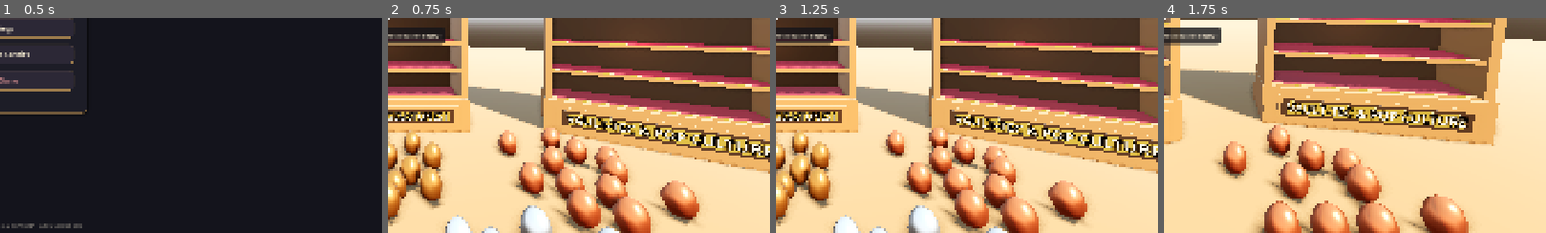
Above: before the commit, frames 1-4 (left to right).
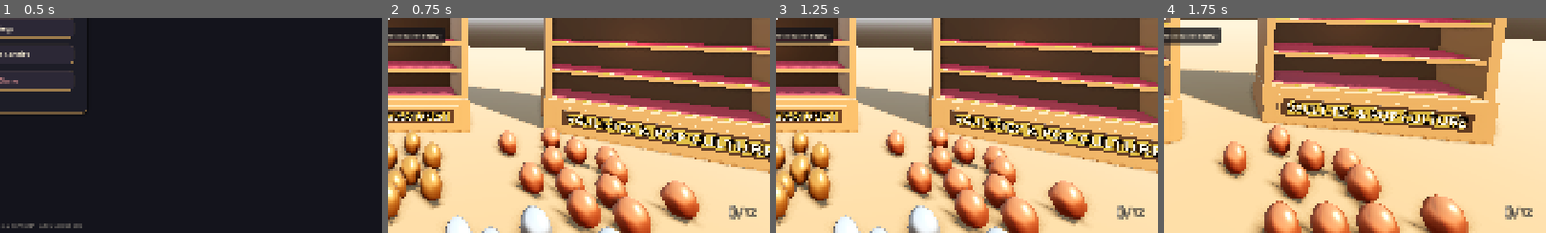
Above: after the commit, the same moments.

Repository: JS-Marinn/the-grand-eggsposition
Game: Godot game, scene res://scenes/ui/main_menu.tscn
Two runs of this game, one before a commit and one after it. Both use one fixed random seed, a clock stepped at 60 frames per second and the inputs below.
Inputs (mouse positions are % of the whole screen's width and height, from its top left):
- Up to frame 1 (0.5 s): no input
- Up to frame 2 (0.75 s): click "Play Boutique" at 0.5 s
- Up to frame 3 (1.25 s): no input
- Up to frame 4 (1.75 s): tap Enter at 1.25 s; move the mouse to (55, 50) at 1.27 s; press the mouse at (55, 50) at 1.28 s; hold W (move_forward) from 1.28 s (still down); tap Space at 1.52 s
The pictures show only the part of the screen within x 50-100%, y 50-100%; the shares and areas given below are measured in that part.

Frame 1 is identical in both runs. In frame 2, 0.3% of the frame differs, in the area x 89-97%, y 87-94%; in frame 3, 0.3%; in frame 4, 0.3%.

Commit message:
feat(hud): add BasketStack egg list panel with chevron indicator and capacity counter

Diff:
--- a/scenes/ui/hud.tscn
+++ b/scenes/ui/hud.tscn
@@ -132,3 +132,69 @@
 theme_override_font_sizes/font_size = 16
 text = "Wax Seals: 0"
 horizontal_alignment = 2
+
+[node name="BasketStack" type="Control" parent="."]
+layout_mode = 1
+anchors_preset = 3
+anchor_left = 1.0
+anchor_top = 1.0
+anchor_right = 1.0
+anchor_bottom = 1.0
+offset_left = -380.0
+offset_top = -540.0
+offset_right = -35.0
+offset_bottom = -25.0
+grow_horizontal = 0
+grow_vertical = 0
+mouse_filter = 2
+
+[node name="VBox" type="VBoxContainer" parent="BasketStack"]
+layout_mode = 1
+anchors_preset = 15
+anchor_right = 1.0
+anchor_bottom = 1.0
+grow_horizontal = 2
+grow_vertical = 2
+mouse_filter = 2
+theme_override_constants/separation = 8
+alignment = 2
+
+[node name="ItemList" type="VBoxContainer" parent="BasketStack/VBox"]
+layout_mode = 2
+mouse_filter = 2
+theme_override_constants/separation = 4
+alignment = 2
+
+[node name="CapacityContainer" type="HBoxContainer" parent="BasketStack/VBox"]
+layout_mode = 2
+mouse_filter = 2
+theme_override_constants/separation = 2
+alignment = 2
+
+[node name="CapacityCurrent" type="Label" parent="BasketStack/VBox/CapacityContainer"]
+layout_mode = 2
+mouse_filter = 2
+theme_override_colors/font_color = Color(1, 1, 1, 1)
+theme_override_colors/font_outline_color = Color(0, 0, 0, 0.95)
+theme_override_constants/outline_size = 7
+theme_override_font_sizes/font_size = 40
+text = "0"
+horizontal_alignment = 2
+
+[node name="CapacitySlash" type="Label" parent="BasketStack/VBox/CapacityContainer"]
+layout_mode = 2
+mouse_filter = 2
+theme_override_colors/font_color = Color(0.9, 0.9, 0.9, 0.8)
+theme_override_colors/font_outline_color = Color(0, 0, 0, 0.9)
+theme_override_constants/outline_size = 6
+theme_override_font_sizes/font_size = 34
+text = "/"
+
+[node name="CapacityMax" type="Label" parent="BasketStack/VBox/CapacityContainer"]
+layout_mode = 2
+mouse_filter = 2
+theme_override_colors/font_color = Color(0.85, 0.85, 0.85, 0.7)
+theme_override_colors/font_outline_color = Color(0, 0, 0, 0.9)
+theme_override_constants/outline_size = 5
+theme_override_font_sizes/font_size = 26
+text = "12"
--- a/scripts/player/player_controller.gd
+++ b/scripts/player/player_controller.gd
@@ -47,6 +47,7 @@
 var _held_egg_tween: Tween = null
 
 func _ready() -> void:
+	add_to_group("player")
 	_setup_camera_and_raycast()
 	_setup_held_egg_view()
 	GameManager.egg_collected.connect(_on_egg_collected)
--- a/scripts/ui/hud.gd
+++ b/scripts/ui/hud.gd
@@ -13,7 +13,14 @@
 @onready var progress_label: Label = $TopRight/ProgressLabel
 @onready var seals_label: Label = $TopRight/SealsLabel
 
+@onready var basket_stack: Control = get_node_or_null("BasketStack")
+@onready var basket_item_list: VBoxContainer = get_node_or_null("BasketStack/VBox/ItemList")
+@onready var capacity_current: Label = get_node_or_null("BasketStack/VBox/CapacityContainer/CapacityCurrent")
+@onready var capacity_slash: Label = get_node_or_null("BasketStack/VBox/CapacityContainer/CapacitySlash")
+@onready var capacity_max: Label = get_node_or_null("BasketStack/VBox/CapacityContainer/CapacityMax")
+
 var _fps_timer: float = 0.0
+var _override_selected_idx: int = -1  ## Set by tests when no Player node is in scene
 
 func _ready() -> void:
 	GameManager.egg_collected.connect(_on_inventory_changed)
@@ -112,3 +119,94 @@
 			progress_label.text = "%d / %d" % [GameManager.total_placed_eggs, GameManager.TOTAL_EGGS]
 	if seals_label:
 		seals_label.text = "%s %d" % [tr("UI_SEALS_LABEL"), ProgressManager.wax_seals]
+	_update_basket_stack()
+
+func _update_basket_stack() -> void:
+	if not basket_stack or not basket_item_list or not capacity_current or not capacity_max:
+		return
+
+	var basket_size: int = GameManager.player_basket.size()
+	var max_cap: int = GameManager.max_basket_capacity
+
+	capacity_current.text = str(basket_size)
+	capacity_max.text = str(max_cap)
+
+	if basket_size == 0:
+		capacity_current.add_theme_color_override("font_color", Color(1.0, 1.0, 1.0, 0.45))
+		if capacity_slash:
+			capacity_slash.add_theme_color_override("font_color", Color(0.9, 0.9, 0.9, 0.45))
+		capacity_max.add_theme_color_override("font_color", Color(0.85, 0.85, 0.85, 0.45))
+	else:
+		capacity_current.add_theme_color_override("font_color", Color(1.0, 1.0, 1.0, 1.0))
+		if capacity_slash:
+			capacity_slash.add_theme_color_override("font_color", Color(0.9, 0.9, 0.9, 0.85))
+		capacity_max.add_theme_color_override("font_color", Color(0.85, 0.85, 0.85, 0.75))
+
+	# _override_selected_idx takes priority (set by tests or animation code).
+	# Falls back to Player node in scene tree, then to 0.
+	var selected_idx: int
+	if _override_selected_idx >= 0:
+		selected_idx = _override_selected_idx
+	else:
+		var player = get_tree().root.find_child("Player", true, false)
+		selected_idx = player.selected_held_index if (player and "selected_held_index" in player) else 0
+
+	# Remove surplus rows synchronously so child count is accurate immediately
+	while basket_item_list.get_child_count() > basket_size:
+		var last_node = basket_item_list.get_child(basket_item_list.get_child_count() - 1)
+		basket_item_list.remove_child(last_node)
+		last_node.queue_free()
+
+	var current_children: Array = basket_item_list.get_children()
+
+	# Add missing rows
+	while current_children.size() < basket_size:
+		var row: HBoxContainer = HBoxContainer.new()
+		row.alignment = BoxContainer.ALIGNMENT_END
+		row.mouse_filter = Control.MOUSE_FILTER_IGNORE
+		row.add_theme_constant_override("separation", 8)
+
+		var name_lbl: Label = Label.new()
+		name_lbl.name = "NameLabel"
+		name_lbl.horizontal_alignment = HORIZONTAL_ALIGNMENT_RIGHT
+		name_lbl.mouse_filter = Control.MOUSE_FILTER_IGNORE
+		name_lbl.add_theme_font_size_override("font_size", 16)
+		name_lbl.add_theme_color_override("font_outline_color", Color(0, 0, 0, 0.85))
+		name_lbl.add_theme_constant_override("outline_size", 4)
+		row.add_child(name_lbl)
+
+		var chevron_lbl: Label = Label.new()
+		chevron_lbl.name = "ChevronLabel"
+		chevron_lbl.custom_minimum_size = Vector2(24, 0)
+		chevron_lbl.horizontal_alignment = HORIZONTAL_ALIGNMENT_CENTER
+		chevron_lbl.mouse_filter = Control.MOUSE_FILTER_IGNORE
+		chevron_lbl.add_theme_font_size_override("font_size", 22)
+		chevron_lbl.add_theme_color_override("font_outline_color", Color(0, 0, 0, 0.85))
+		chevron_lbl.add_theme_constant_override("outline_size", 4)
+		row.add_child(chevron_lbl)
+
+		basket_item_list.add_child(row)
+		current_children.append(row)
+
+	# Update all rows
+	for i in range(basket_size):
+		var row: HBoxContainer = current_children[i] as HBoxContainer
+		var egg: EggData = GameManager.player_basket[i]
+		var is_selected: bool = (i == selected_idx)
+
+		var name_lbl: Label = row.get_node_or_null("NameLabel") as Label
+		var chevron_lbl: Label = row.get_node_or_null("ChevronLabel") as Label
+
+		if name_lbl and egg:
+			name_lbl.text = egg.get_display_name()
+			if is_selected:
+				name_lbl.add_theme_color_override("font_color", Color(1.0, 1.0, 1.0, 1.0))
+			else:
+				name_lbl.add_theme_color_override("font_color", Color(0.88, 0.88, 0.92, 0.45))
+
+		if chevron_lbl:
+			if is_selected:
+				chevron_lbl.text = ">"
+				chevron_lbl.add_theme_color_override("font_color", Color(1.0, 1.0, 1.0, 1.0))
+			else:
+				chevron_lbl.text = ""
--- a/tools/verify_project.gd
+++ b/tools/verify_project.gd
@@ -25,6 +25,7 @@
 	_check_placement_hologram()
 	_check_wayfinder_system()
 	_check_held_egg_viewmodel()
+	_check_hud_basket_stack()
 
 	print("\n-------------------------------------------------------")
 	print("📊 VERIFICATION SUMMARY:")
@@ -572,3 +573,75 @@
 		_fail("Held egg viewmodel remained visible after clearing basket")
 
 	player.queue_free()
+
+## 9. Verify HUD BasketStack widget (isolated – no Player in scene)
+func _check_hud_basket_stack() -> void:
+	print("\n9. HUD BasketStack Egg List & Chevron Indicator:")
+
+	var hud_scene: PackedScene = load("res://scenes/ui/hud.tscn")
+	if not hud_scene:
+		_fail("Could not load res://scenes/ui/hud.tscn")
+		return
+
+	var hud = hud_scene.instantiate()
+	add_child(hud)
+
+	var gm = get_node_or_null("/root/GameManager")
+	if not gm:
+		_fail("GameManager not found")
+		hud.queue_free()
+		return
+
+	var egg1 = gm.get_egg_data(1)           # Gold
+	var egg4 = gm.get_egg_for_showcase_dozen(1, 4) # Pure Copper
+	if not egg1 or not egg4:
+		_fail("Could not retrieve sample eggs")
+		hud.queue_free()
+		return
+
+	# --- 2 eggs, selection = 0 ---
+	gm.player_basket.clear()
+	gm.player_basket.append(egg1)
+	gm.player_basket.append(egg4)
+	hud._override_selected_idx = 0
+	hud._update_basket_stack()
+
+	var rows = hud.basket_item_list.get_children()
+	if rows.size() == 2:
+		_pass("HUD BasketStack displays exactly 2 rows matching carried eggs")
+	else:
+		_fail("HUD BasketStack row count mismatch: expected 2, got %d" % rows.size())
+
+	var r0chev = rows[0].get_node("ChevronLabel").text if rows.size() > 0 else "?"
+	var r1chev = rows[1].get_node("ChevronLabel").text if rows.size() > 1 else "?"
+	if r0chev == ">" and r1chev == "":
+		_pass("HUD BasketStack shows chevron '>' on selected egg index 0")
+	else:
+		_fail("HUD BasketStack chevron mismatch at index 0: row0='%s', row1='%s'" % [r0chev, r1chev])
+
+	if hud.capacity_current.text == "2" and hud.capacity_max.text == str(gm.max_basket_capacity):
+		_pass("HUD BasketStack capacity counter shows 2/%d" % gm.max_basket_capacity)
+	else:
+		_fail("HUD BasketStack capacity mismatch: %s/%s" % [hud.capacity_current.text, hud.capacity_max.text])
+
+	# --- cycle to selection = 1 ---
+	hud._override_selected_idx = 1
+	hud._update_basket_stack()
+	var rows2 = hud.basket_item_list.get_children()
+	var r0chev2 = rows2[0].get_node("ChevronLabel").text if rows2.size() > 0 else "?"
+	var r1chev2 = rows2[1].get_node("ChevronLabel").text if rows2.size() > 1 else "?"
+	if r0chev2 == "" and r1chev2 == ">":
+		_pass("HUD BasketStack moves chevron '>' to selected egg index 1 on wheel cycle")
+	else:
+		_fail("HUD BasketStack chevron failed to move on cycle: row0='%s', row1='%s'" % [r0chev2, r1chev2])
+
+	# --- empty basket ---
+	gm.player_basket.clear()
+	hud._update_basket_stack()
+	if hud.basket_item_list.get_child_count() == 0 and hud.capacity_current.text == "0":
+		_pass("HUD BasketStack clears rows and resets counter to 0 on empty basket")
+	else:
+		_fail("HUD BasketStack failed to clear rows on empty basket")
+
+	gm.player_basket.clear()
+	hud.queue_free()
